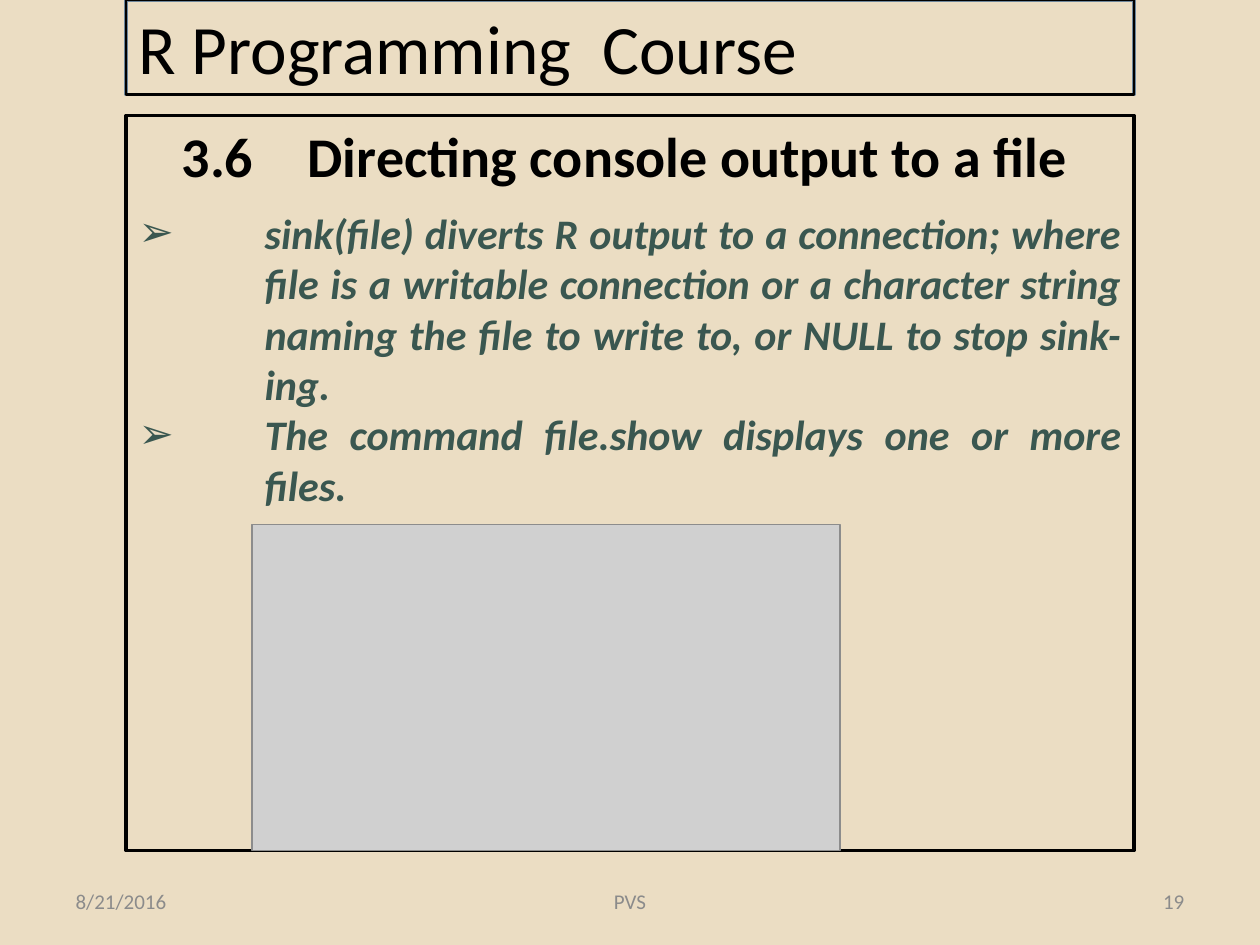
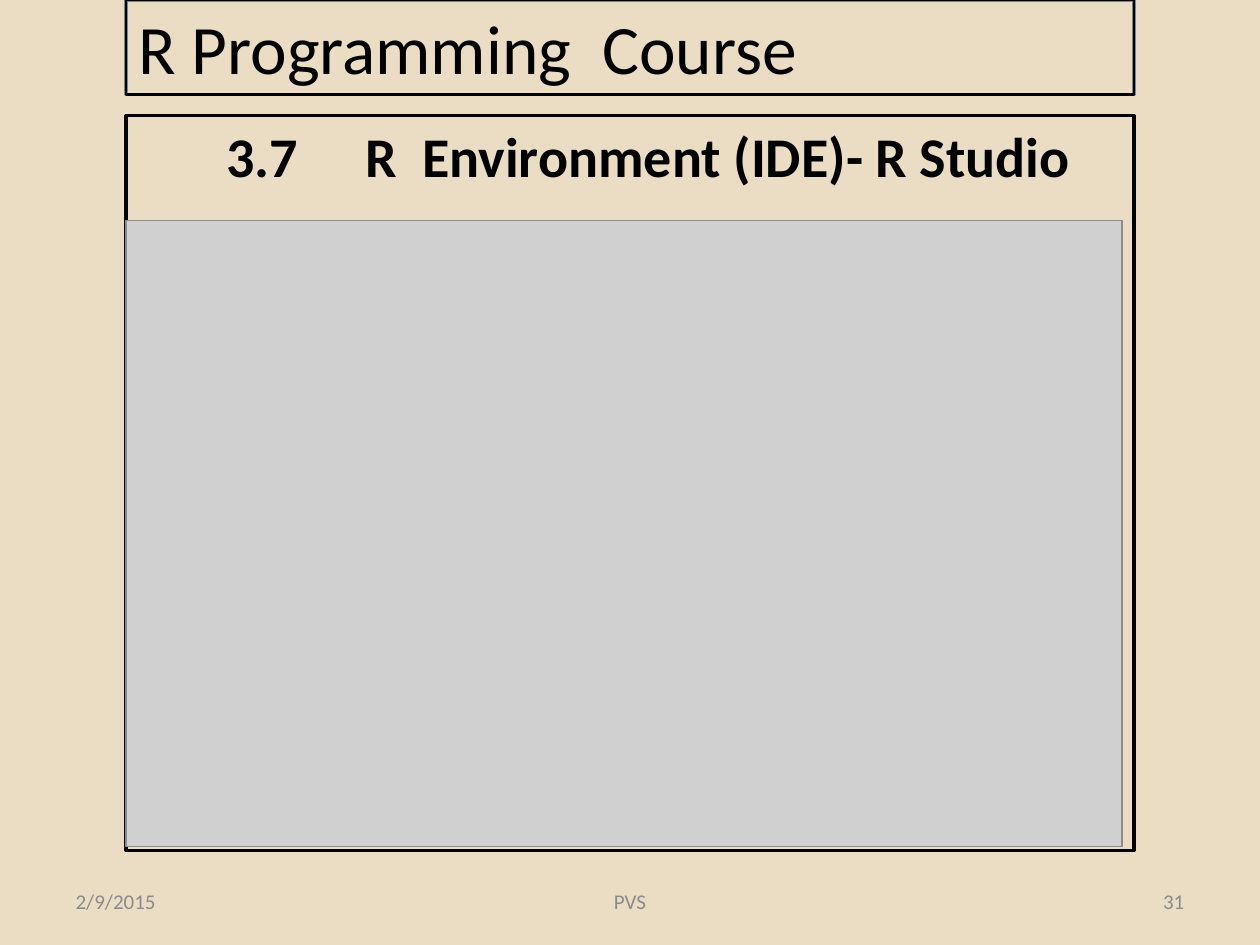
Before and after one commit to pvs-greatlakes/R-materials, a slide deck: slide 31 of R Programming_Lessons_3.pptx (slide 19 before the commit). Drawn at 1260x945 pixels with LibreOffice and Linux fonts; fonts in the diff are those of the drawing; grey boxes stand for pictures; background and template pictures are left out. Boxes give left, top, right and bottom in pixels: in the first picture for what was removed or moved away, otherwise in the second. Text is boxed around its words. In the diff, an @@ line names an element or a change of style, - is before the commit and + after.

```diff
--- a/R Programming_Lessons_3.pptx
+++ b/R Programming_Lessons_3.pptx
@@ text at box(227, 135, 1070, 186): text changed @@
-  3.6 Directing console output to a file
+  3.7 R Environment (IDE)- R Studio
@@ picture added at box(126, 220, 1123, 847) @@
@@ text removed at box(265, 218, 1121, 506) @@
-➢ sink(file) diverts R output to a connection; where file is a writable connection or a character string naming the file to write to, or NULL to stop sink-ing.
-➢ The command file.show displays one or more files.
@@ picture removed at box(252, 524, 840, 850) @@
@@ text at box(76, 894, 156, 910): text changed @@
-8/21/2016
+2/9/2015
@@ page number at box(1163, 895, 1184, 909): text changed @@
-19
+31
```
Also in this commit, not shown: 24 other slides changed, 25 slides added, 23 slides removed, 6 other files.
